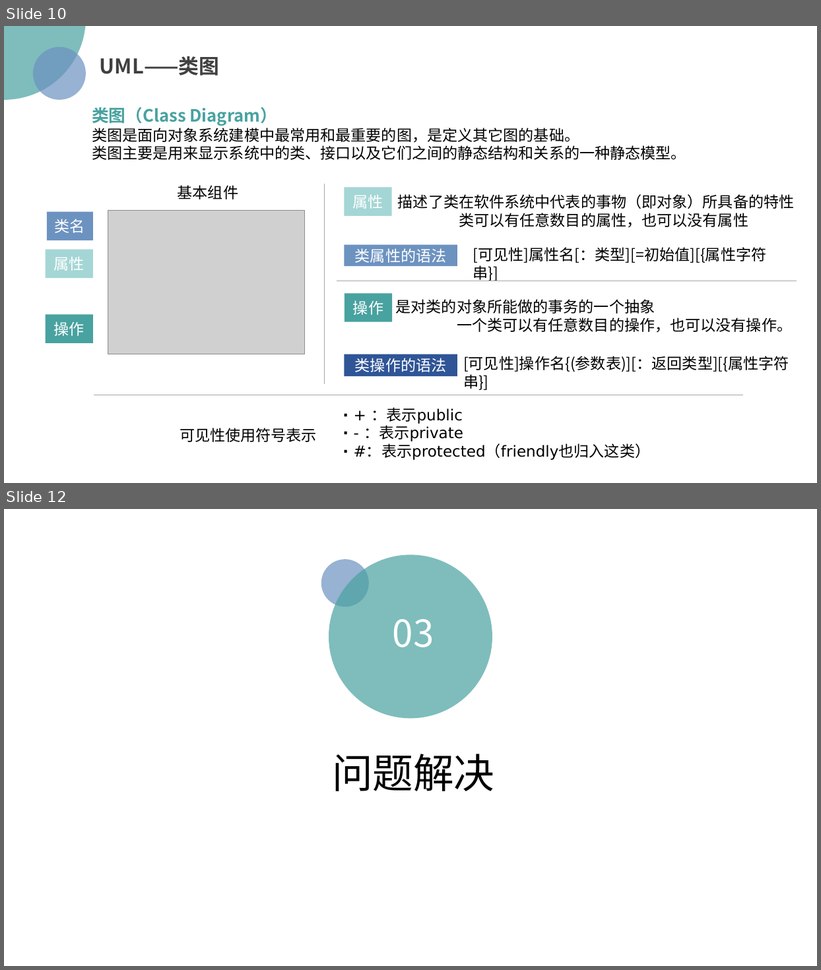
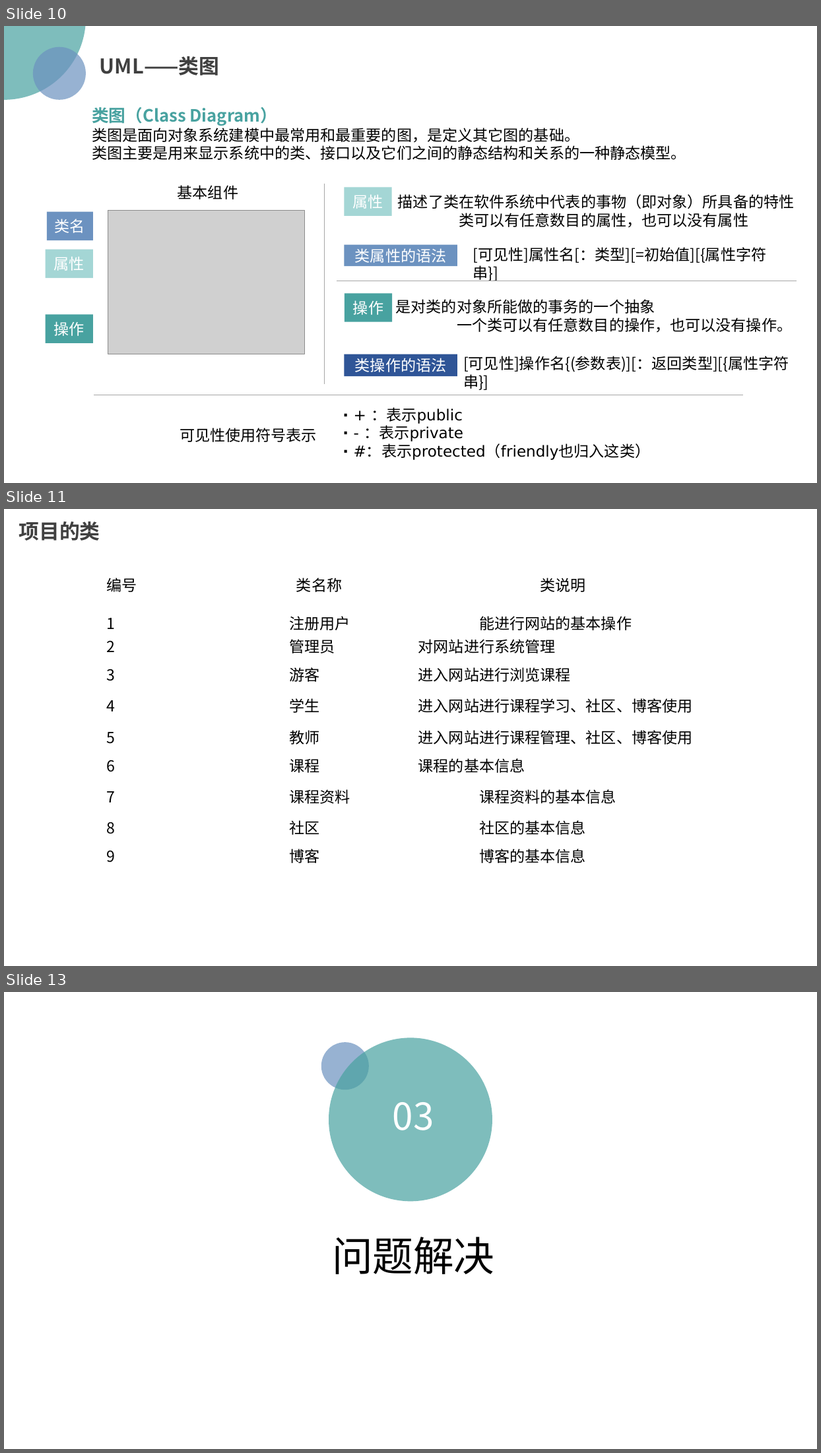
Before and after one commit to PRD2018/PRD2018-G15, a slide deck: 2018-12-16/[PRD-15]UML基础IIII.pptx. Shown one above the other, each under a label of ours: slides 10 and 12 before the commit, slides 10, 11 and 13 after it; the slides between them are not shown. The pictures are 821x970 and 821x1453 pixels, drawn with LibreOffice and Linux fonts; fonts in the diff are those of the drawing; grey boxes stand for pictures. Boxes give left, top, right and bottom in pixels: in the first picture for what was removed or moved away, otherwise in the second. Text is boxed around its words. In the diff, an @@ line names an element or a change of style, - is before the commit and + after.

```diff
--- a/2018-12-16/[PRD-15]UML基础IIII.pptx
+++ b/2018-12-16/[PRD-15]UML基础IIII.pptx
@@ slide 11 added at bbox=[4, 509, 817, 966], background #FFFFFF @@
@@ text added at bbox=[19, 522, 100, 541], 24 pt, text #404040, bold @@
+项目的类
@@ text added at bbox=[106, 578, 586, 592], 18 pt, text #000000 @@
+编号 类名称 类说明
@@ text added at bbox=[106, 616, 632, 630], 18 pt, text #000000 @@
+1 注册用户 能进行网站的基本操作
@@ text added at bbox=[106, 639, 556, 654], 18 pt, text #000000 @@
+2 管理员 对网站进行系统管理
@@ text added at bbox=[106, 667, 571, 682], 18 pt, text #000000 @@
+3 游客 进入网站进行浏览课程
@@ text added at bbox=[106, 698, 693, 713], 18 pt, text #000000 @@
+4 学生 进入网站进行课程学习、社区、博客使用
@@ text added at bbox=[106, 730, 693, 745], 18 pt, text #000000 @@
+5 教师 进入网站进行课程管理、社区、博客使用
@@ text added at bbox=[106, 758, 525, 773], 18 pt, text #000000 @@
+6 课程 课程的基本信息
@@ text added at bbox=[106, 789, 616, 804], 18 pt, text #000000 @@
+7 课程资料 课程资料的基本信息
@@ text added at bbox=[106, 821, 586, 835], 18 pt, text #000000 @@
+8 社区 社区的基本信息
@@ text added at bbox=[106, 849, 586, 863], 18 pt, text #000000 @@
+9 博客 博客的基本信息
@@ what was slide 12 is now slide 13 @@
```
Also in this commit, not shown: 1 slide changed.
